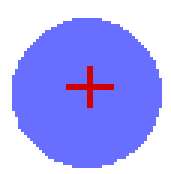
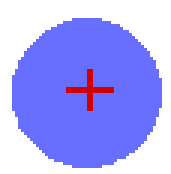
Two versions of the same layered image (171 x 174). Layer-by-layer changes:
painted on "Layer 0 copy" over [66, 66, 114, 111]
